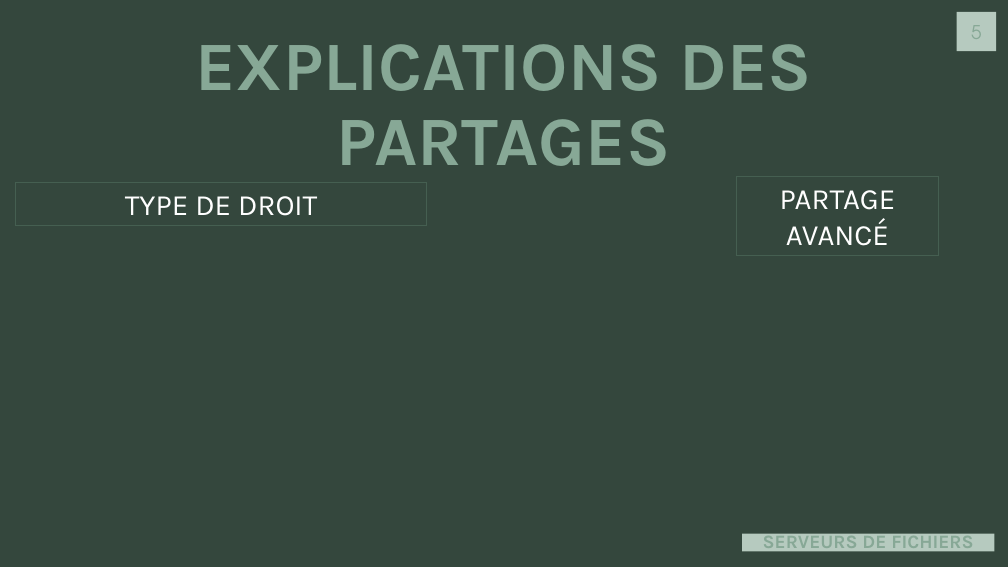
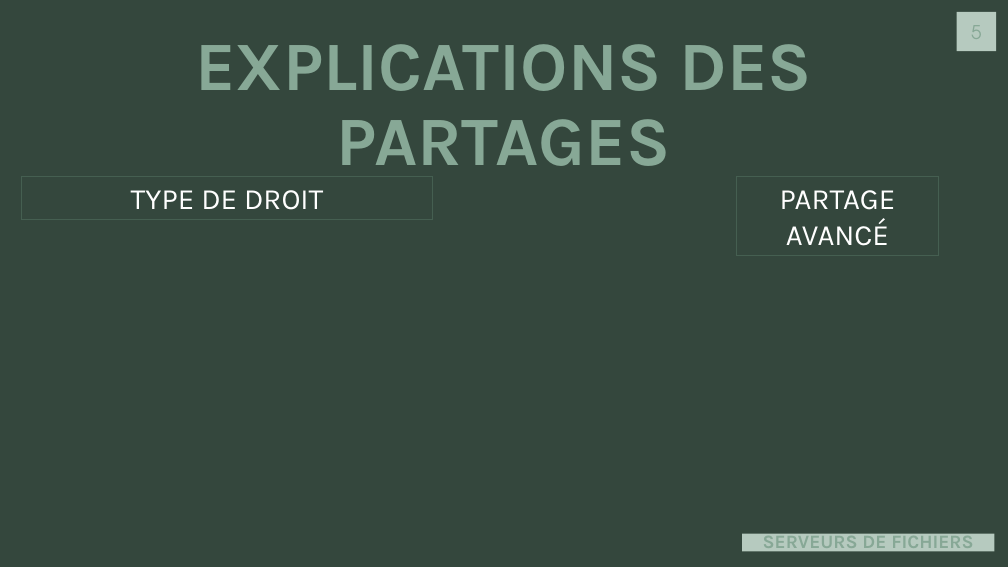
Before and after one commit to J0rg321/Serveur_Fichiers_ICT-123, a slide deck: slide 5 of SERVEUR ET FICHIERS D’IMPRESSION.pptx. Drawn at 1008x567 pixels with LibreOffice and Linux fonts; fonts in the diff are those of the drawing. Boxes give left, top, right and bottom in pixels: in the first picture for what was removed or moved away, otherwise in the second. Text is boxed around its words. In the diff, an @@ line names an element or a change of style, - is before the commit and + after.

Commit message:
changer la position du titre

```diff
--- a/SERVEUR ET FICHIERS D’IMPRESSION.pptx
+++ b/SERVEUR ET FICHIERS D’IMPRESSION.pptx
@@ rectangle "TYPE DE DROIT": place and size @@
-rectangle "TYPE DE DROIT" at (16,182,426,225)
+rectangle "TYPE DE DROIT" at (22,176,433,219)
```
